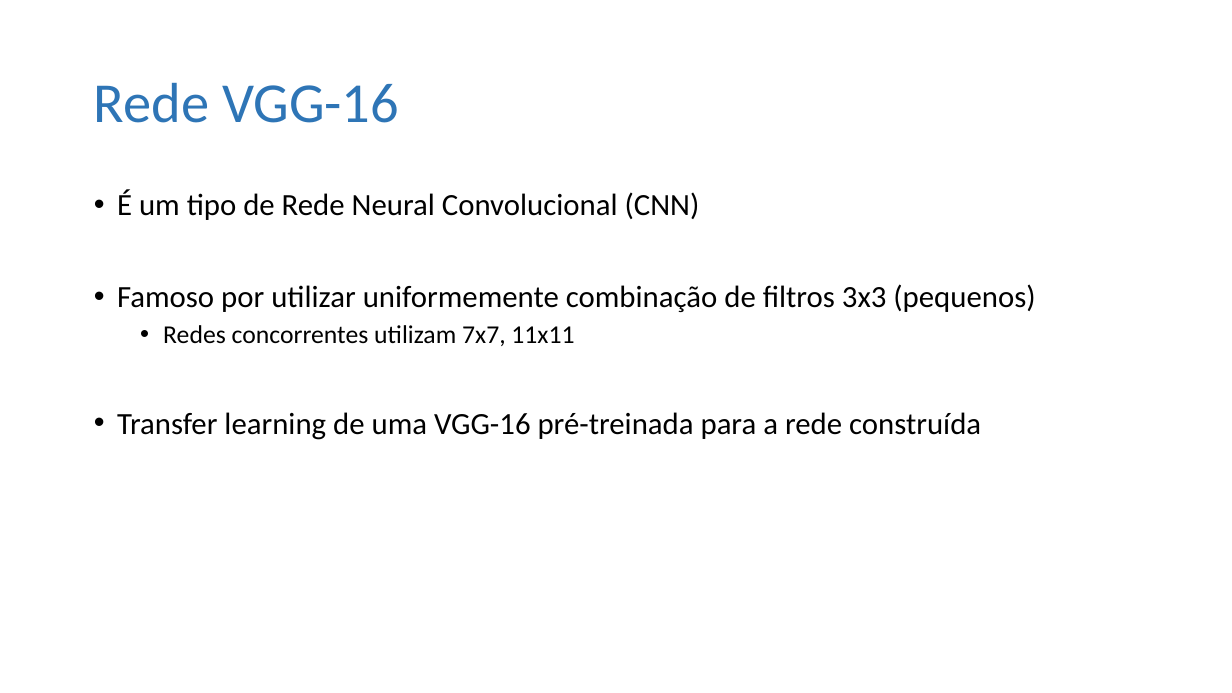
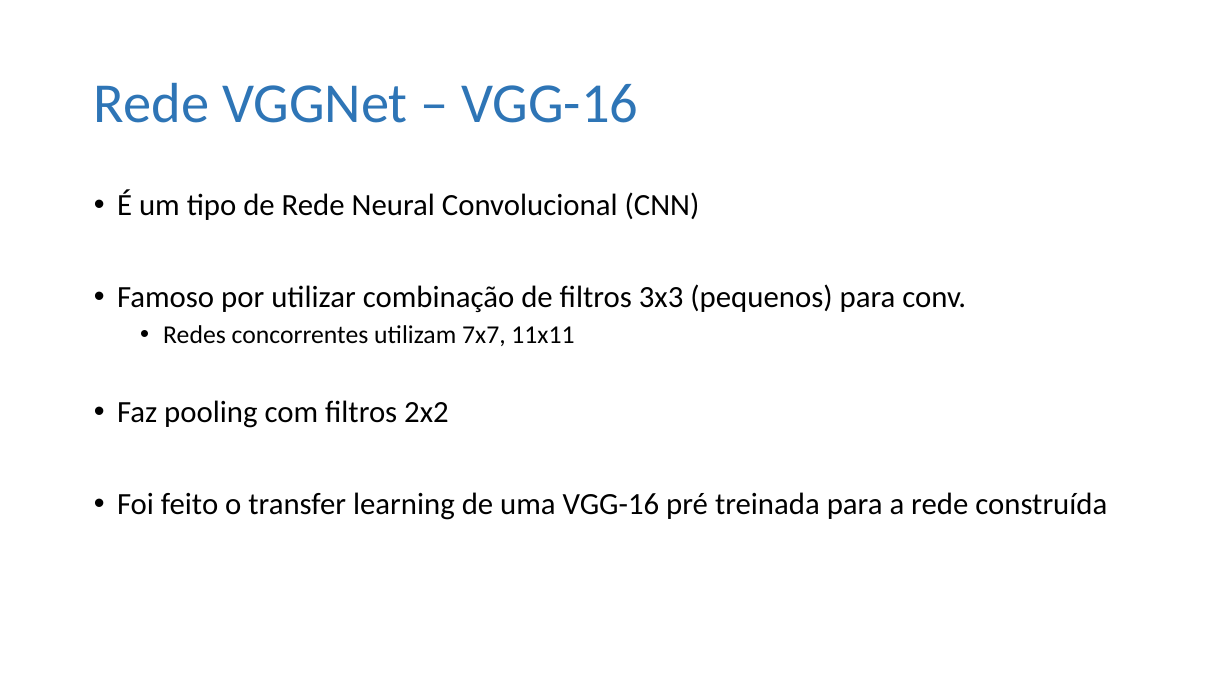
Before and after one commit to ViniPilan/avc-modeling, a slide deck: slide 11 of avc-images/apresentação II.pptx (slide 12 before the commit). Drawn at 1232x693 pixels with LibreOffice and Linux fonts; fonts in the diff are those of the drawing. Boxes give left, top, right and bottom in pixels: in the first picture for what was removed or moved away, otherwise in the second. Text is boxed around its words. In the diff, an @@ line names an element or a change of style, - is before the commit and + after.

```diff
--- a/avc-images/apresentação II.pptx
+++ b/avc-images/apresentação II.pptx
@@ title at (94,82,638,123): text changed @@
-Rede VGG-16
+Rede VGGNet – VGG-16
@@ text at (117,284,966,312): text changed @@
-• Famoso por utilizar uniformemente combinação de filtros 3x3 (pequenos)
+• Famoso por utilizar combinação de filtros 3x3 (pequenos) para conv.
@@ text at (117,400,1107,520): text changed @@
-• Transfer learning de uma VGG-16 pré-treinada para a rede construída
+• Faz pooling com filtros 2x2
+• Foi feito o transfer learning de uma VGG-16 pré treinada para a rede construída
```
Also in this commit, not shown: 5 other slides changed, 2 slides removed, 1 other file.
